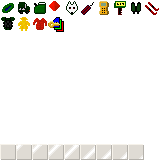
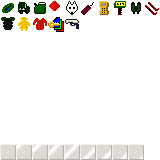
Revision of a layered w=160, h=160 image; what changed, layer by layer:
painted on "inventory_items.png" over [65, 19, 79, 29]
